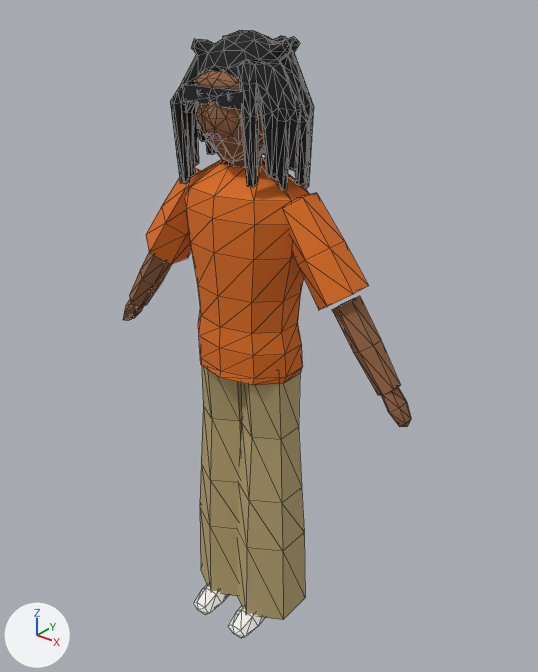
The glTF model apps/client/public/assets/shared/chr/chr_tobi.glb: old version first, new version second.
Before and after are seen from a camera (50 mm lens) standing at (1.25, -1.466, 1.027) and looking at (0.025, 0.065, 0.078). The axes (+X, +Y, +Z) are drawn at lower left. The lights are the same throughout. The picture after the commit comes second. Mesh edges are drawn as thin lines. Vertices at exactly the same position are counted once.

The first picture shows 'body'.
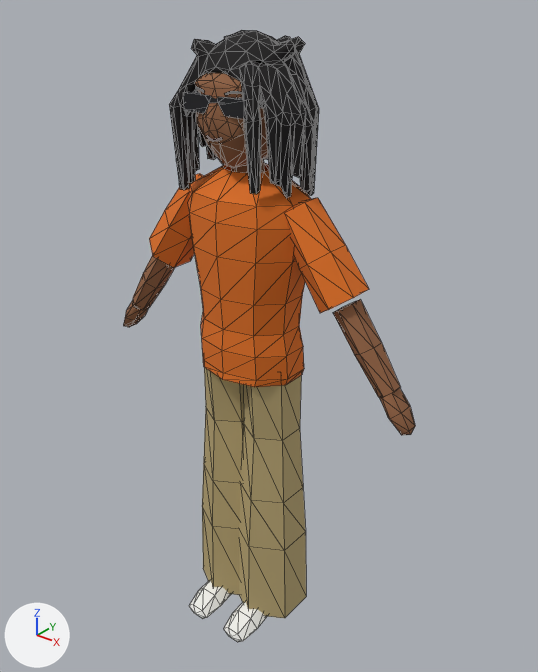
Edits to the bpy script that builds the scene:
```text
Change me_body:
    used by ob_body; location = (0.0, 0.0, 0.0)
    remove me_body.from_pydata(...)  # 1215 vertices, 2394 faces; spans x -0.53..0.53, y -0.18..0.18, z -0.89..0.91
    add me_body.from_pydata(...)  # 1215 vertices, 2386 faces; spans x -0.53..0.53, y -0.2..0.2, z -0.89..0.91
    me_body part 1: the loose piece of 90 vertices spanning x -0.19..0.19, y -0.13..0.13, z 0.01..0.59 is moved by (0.0, 0.01, -0.01)
    me_body part 2: the loose piece of 12 vertices spanning x -0.04..0.04, y -0.05..0.05, z 0.54..0.62 is moved by (0.0, 0.01, -0.02)
    me_body part 3: the loose piece of 19 vertices spanning x 0.12..0.36, y -0.07..0.07, z 0.26..0.54 is moved by (0.0, 0.01, -0.01)
    me_body part 4: the loose piece of 18 vertices spanning x 0.29..0.49, y -0.04..0.04, z 0.07..0.3 is moved by (0.0, 0.01, -0.01)
    me_body part 5: the loose piece of 19 vertices spanning x 0.45..0.53, y -0.04..0.04, z 0.0..0.09 is moved by (0.0, 0.01, -0.02)
    me_body part 6: the loose piece of 26 vertices spanning x 0.03..0.13, y -0.18..0.06, z -0.89..-0.81 is scaled about its middle by 1.11
    me_body part 7: the loose piece of 19 vertices spanning x -0.36..-0.12, y -0.07..0.07, z 0.26..0.54 is moved by (0.0, 0.01, -0.01)
    me_body part 8: the loose piece of 18 vertices spanning x -0.49..-0.29, y -0.04..0.04, z 0.07..0.3 is moved by (0.0, 0.01, -0.01)
    me_body part 9: the loose piece of 19 vertices spanning x -0.53..-0.45, y -0.04..0.04, z 0.0..0.09 is moved by (0.0, 0.01, -0.02)
    me_body part 10: the loose piece of 30 vertices spanning x -0.18..0.03, y -0.12..0.12, z -0.84..0.05 is moved by (0.0, 0.01, -0.01)
    me_body part 11: the loose piece of 26 vertices spanning x -0.13..-0.03, y -0.18..0.06, z -0.89..-0.81 is scaled about its middle by 1.11
    me_body part 12: the loose piece of 8 vertices spanning x -0.1..0.1, y -0.12..-0.1, z 0.75..0.79 is moved by (0.0, 0.01, -0.02)
    me_body part 13: the loose piece of 578 vertices spanning x -0.18..0.18, y -0.13..0.18, z 0.53..0.91 is moved by (0.0, 0.01, -0.01)
    me_body part 14: 232 of 1215 vertices moved; they spanned x -0.12..0.12, y -0.14..0.12, z 0.6..0.89 and now span x -0.13..0.13, y -0.13..0.14, z 0.59..0.89; mean shift (0.0, -0.01, -0.01); largest move (-0.03, 0.04, 0.88) -> (0.02, -0.06, 0.59)
    me_body part 15: 11 kept faces spanning x -0.08..0.08, y -0.12..-0.09, z 0.67..0.78 get new vertex colours
    other edits to the shape of me_body do not show in these pictures
```

Boxes (x1, y1, x2, y2) around the edits, measured in the pictures (538 x 672 px; the box of a moved part takes in the faces that stretch with it):
'body', reshaped: before (123, 30, 411, 638); after (123, 30, 415, 642)
part 1 of me_body, moved or reshaped: before (185, 157, 309, 385); after (188, 163, 311, 387)
part 2 of me_body, moved or reshaped (mostly hidden): before (229, 153, 262, 168); after (231, 159, 264, 173)
part 3 of me_body, moved or reshaped: before (282, 193, 369, 310); after (284, 198, 369, 313)
part 4 of me_body, moved or reshaped: before (332, 296, 400, 395); after (333, 299, 400, 397)
part 5 of me_body, moved or reshaped: before (381, 387, 411, 427); after (379, 388, 415, 435)
part 6 of me_body, moved or reshaped: before (228, 607, 265, 638); after (224, 602, 267, 642)
part 7 of me_body, moved or reshaped: before (146, 169, 200, 264); after (149, 173, 204, 267)
part 8 of me_body, moved or reshaped: before (129, 253, 172, 308); after (133, 255, 175, 310)
part 9 of me_body, moved or reshaped: before (123, 300, 143, 321); after (123, 300, 148, 327)
part 10 of me_body, moved or reshaped: before (200, 366, 242, 596); after (202, 367, 244, 595)
part 11 of me_body, moved or reshaped: before (193, 585, 229, 615); after (189, 580, 231, 619)
part 12 of me_body, moved or reshaped: before (183, 84, 247, 110); after (183, 92, 248, 119)
part 13 of me_body, moved or reshaped: before (170, 30, 314, 191); after (169, 30, 319, 198)
part 14 of me_body, moved or reshaped: before (195, 71, 265, 163); after (195, 73, 268, 168)
part 15 of me_body, recoloured: before (205, 82, 229, 117); after (199, 89, 242, 94)
